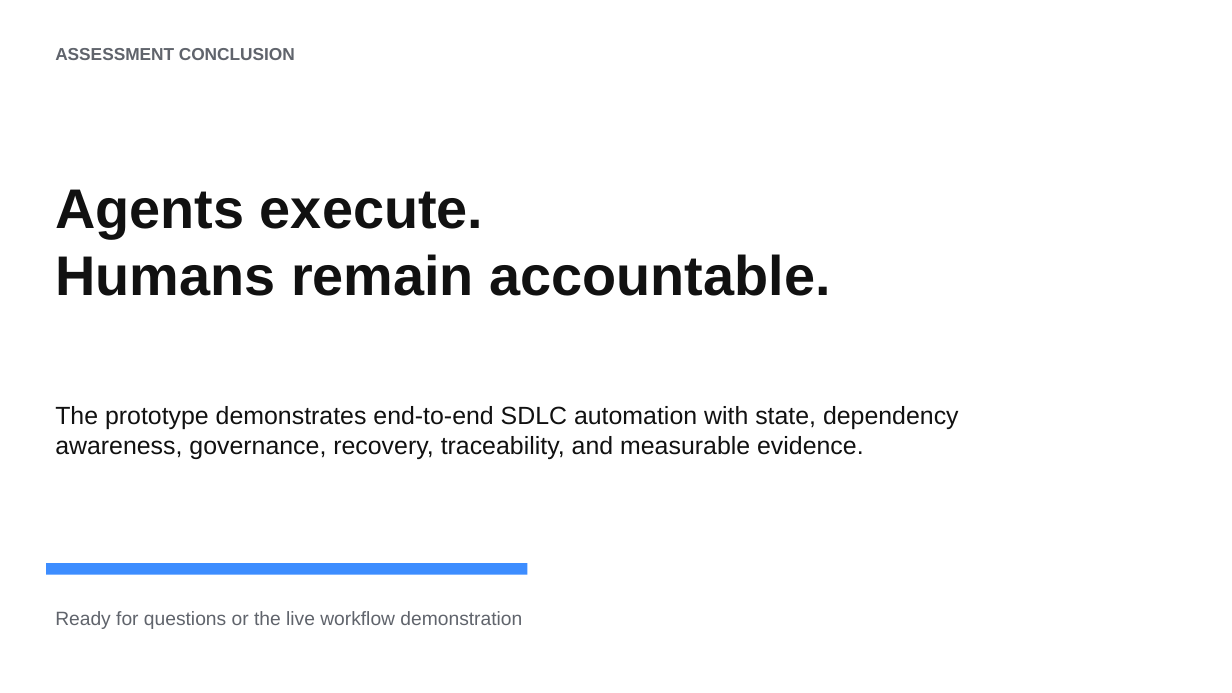
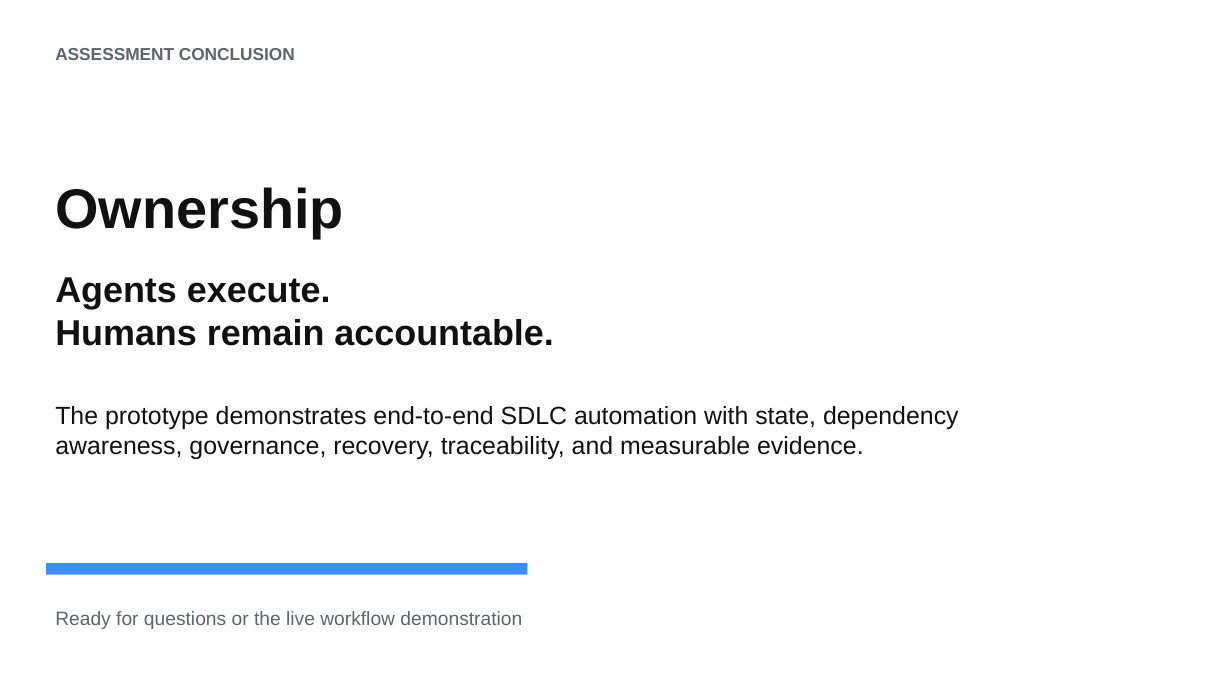
Before and after one commit to satishcumar/tinyURL, a slide deck: slide 10 of docs/TinyURL_Agentic_SDLC_Assessment.pptx. Drawn at 1232x693 pixels with LibreOffice and Linux fonts; fonts in the diff are those of the drawing. Boxes give left, top, right and bottom in pixels: in the first picture for what was removed or moved away, otherwise in the second. Text is boxed around its words. In the diff, an @@ line names an element or a change of style, - is before the commit and + after.

```diff
--- a/docs/TinyURL_Agentic_SDLC_Assessment.pptx
+++ b/docs/TinyURL_Agentic_SDLC_Assessment.pptx
@@ text at box(55, 187, 343, 238): text changed @@
-Agents execute.
-Humans remain accountable.
+Ownership
@@ text added at box(55, 277, 553, 346), 28 pt, text #111111, bold @@
+Agents execute.
+Humans remain accountable.
```
Also in this commit, not shown: 1 other file.
